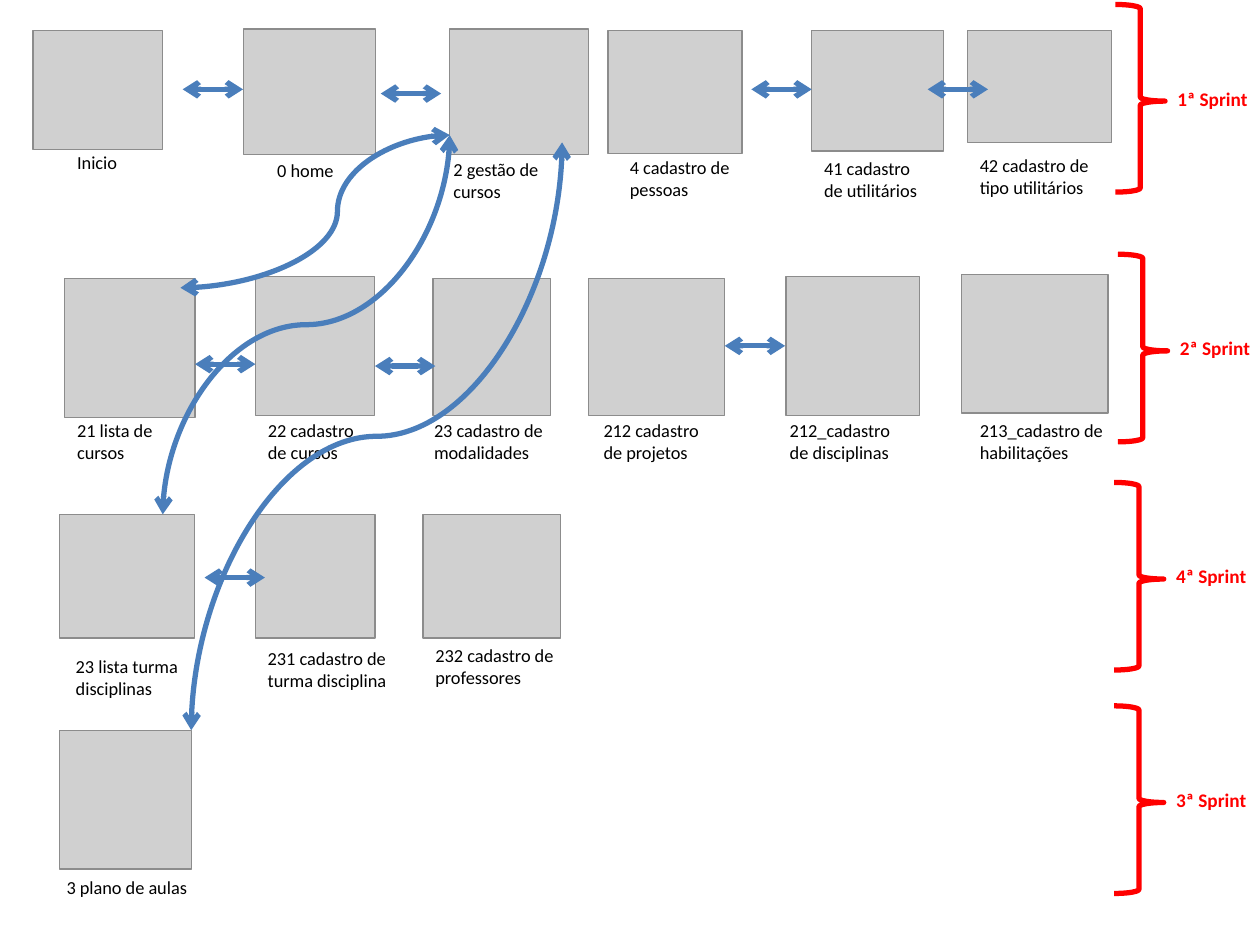
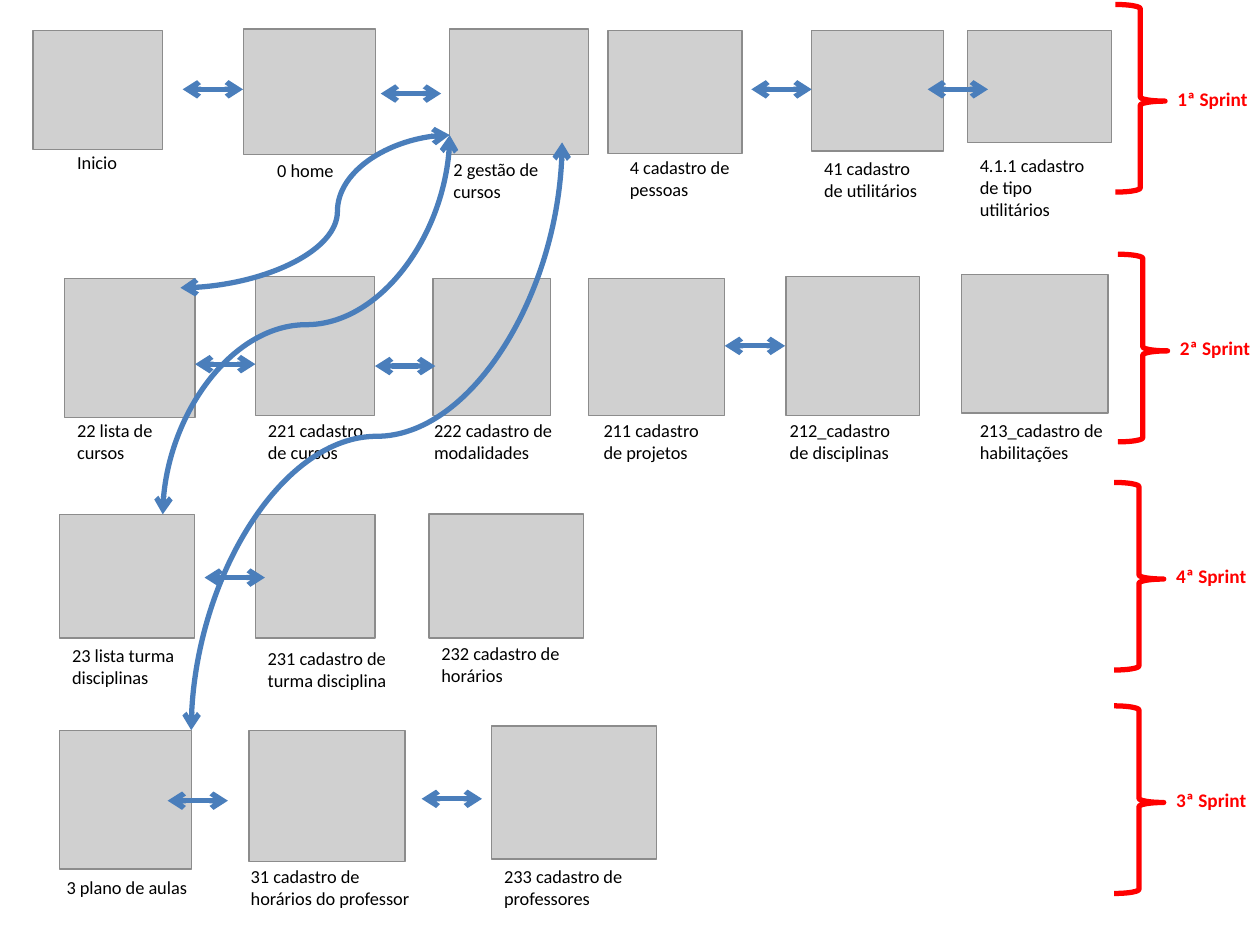
Before and after one commit to Neimarmg/P2T, a slide deck: slide 1 of 2018-1/Aps4/Telas sequenciais do sistema/Fluxo geral do sistema.pptm. Drawn at 1260x945 pixels with LibreOffice and Linux fonts; fonts in the diff are those of the drawing; grey boxes stand for pictures. Boxes give left, top, right and bottom in pixels: in the first picture for what was removed or moved away, otherwise in the second. Text is boxed around its words. In the diff, an @@ line names an element or a change of style, - is before the commit and + after.

```diff
--- a/2018-1/Aps4/Telas sequenciais do sistema/Fluxo geral do sistema.pptm
+++ b/2018-1/Aps4/Telas sequenciais do sistema/Fluxo geral do sistema.pptm
@@ text at [980,159,1084,216]: text changed @@
-42 cadastro de tipo utilitários
+4.1.1 cadastro de tipo utilitários
@@ text at [77,424,153,459]: text changed @@
-21 lista de cursos
+22 lista de cursos
@@ text at [268,424,363,464]: text changed @@
-22 cadastro de cursos
+221 cadastro de cursos
@@ text at [434,424,552,459]: text changed @@
-23 cadastro de modalidades
+222 cadastro de modalidades
@@ text at [604,424,698,462]: text changed @@
-212 cadastro de projetos
+211 cadastro de projetos
@@ picture added at [428,514,583,639] @@
@@ text "23 lista turma disciplinas": place and size @@
-text "23 lista turma disciplinas" at [76,660,177,698]
+text "23 lista turma disciplinas" at [72,649,174,687]
@@ text added at [441,647,560,682], 10.5 pt, text #000000 @@
+232 cadastro de horários
@@ picture added at [249,731,406,862] @@
@@ picture: place and size @@
-picture at [423,514,561,638]
+picture at [491,726,656,859]
@@ double arrow added from (168, 800) to (228, 800), #4B7EBC 3 pt @@
@@ double arrow added from (422, 799) to (483, 799), #4B7EBC 3 pt @@
@@ text added at [251,870,409,908], 10.5 pt, text #000000 @@
+31 cadastro de horários do professor
@@ text at [504,870,622,908]: text changed @@
-232 cadastro de professores
+233 cadastro de professores
```
Also in this commit, not shown: 55 other files.
